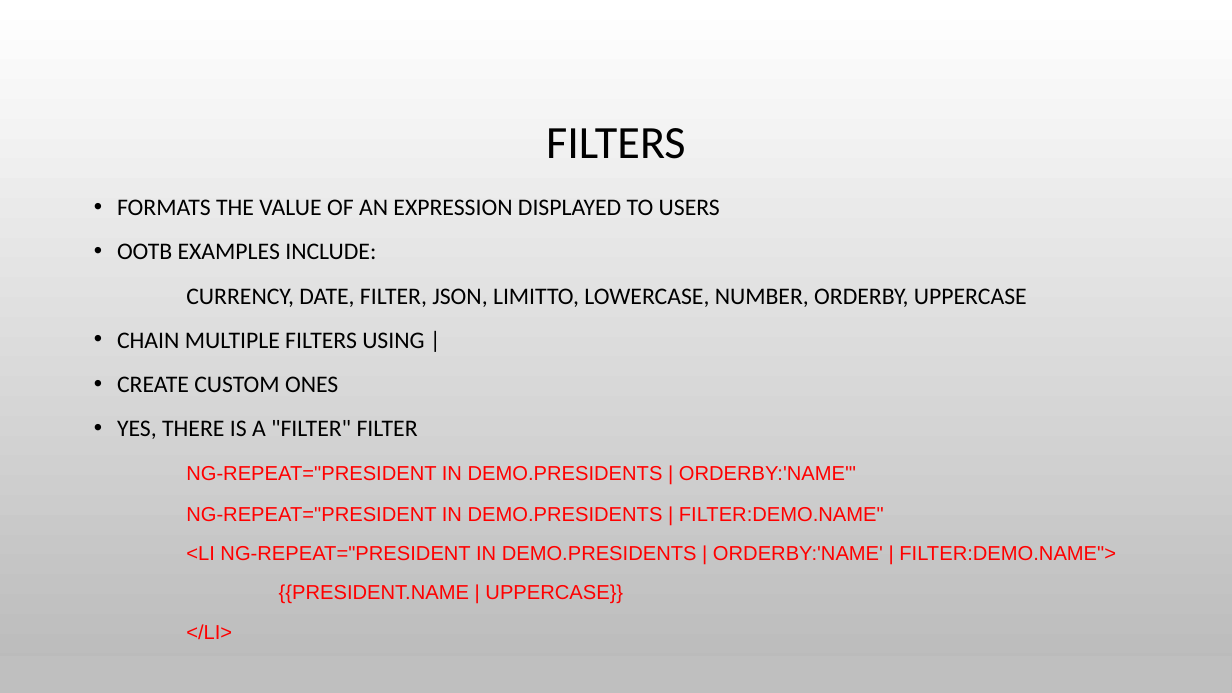
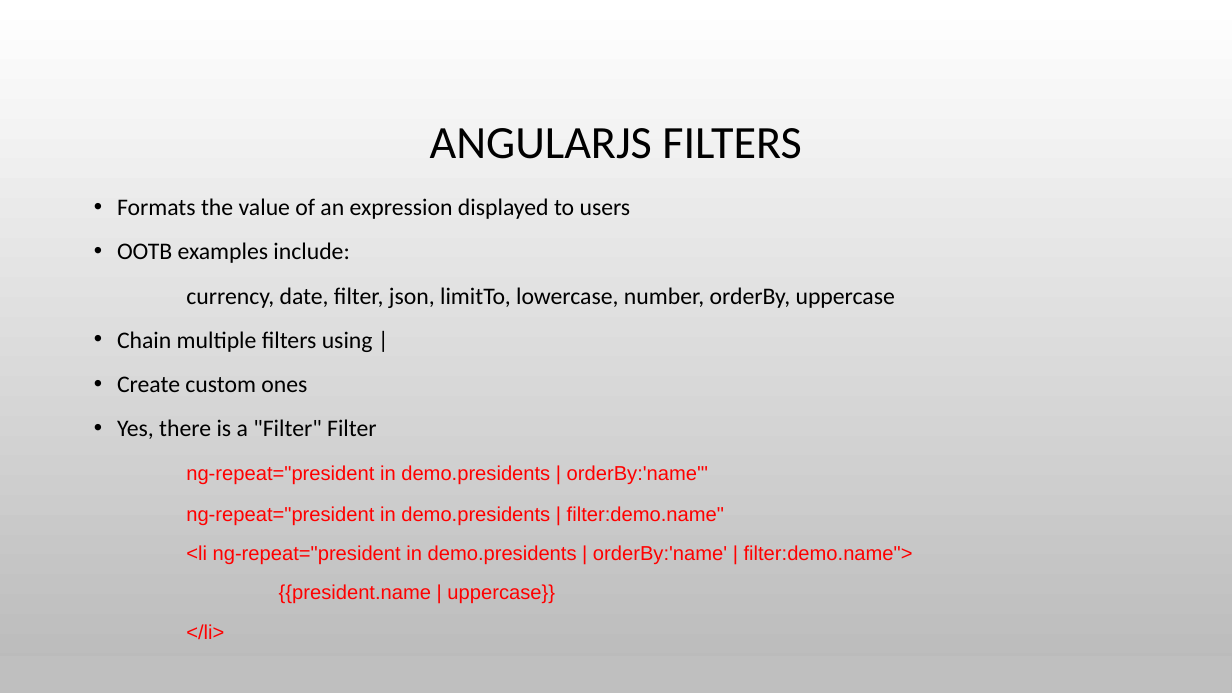
Before and after one commit to spietrek/spsdc2015, a slide deck: slide 15 of Building SPAs in SharePoint Using AngularJS.pptx (slide 10 before the commit). Drawn at 1232x693 pixels with LibreOffice and Linux fonts; fonts in the diff are those of the drawing; background and template pictures are left out. Boxes give left, top, right and bottom in pixels: in the first picture for what was removed or moved away, otherwise in the second. Text is boxed around its words. In the diff, an @@ line names an element or a change of style, - is before the commit and + after.

```diff
--- a/Building SPAs in SharePoint Using AngularJS.pptx
+++ b/Building SPAs in SharePoint Using AngularJS.pptx
@@ title at bbox=[430, 128, 802, 159]: text changed @@
-FILTERS
+ANGULARJS FILTERS
@@ text at bbox=[117, 198, 913, 639]: text changed @@
-• FORMATS THE VALUE OF AN EXPRESSION DISPLAYED TO USERS
-• OOTB EXAMPLES INCLUDE:
-CURRENCY, DATE, FILTER, JSON, LIMITTO, LOWERCASE, NUMBER, ORDERBY, UPPERCASE
-• CHAIN MULTIPLE FILTERS USING |
-• CREATE CUSTOM ONES
-• YES, THERE IS A "FILTER" FILTER
-NG-REPEAT="PRESIDENT IN DEMO.PRESIDENTS | ORDERBY:'NAME'"
-NG-REPEAT="PRESIDENT IN DEMO.PRESIDENTS | FILTER:DEMO.NAME"
-<LI NG-REPEAT="PRESIDENT IN DEMO.PRESIDENTS | ORDERBY:'NAME' | FILTER:DEMO.NAME">
-{{PRESIDENT.NAME | UPPERCASE}}
-</LI>
+• Formats the value of an expression displayed to users
+• OOTB examples include:
+currency, date, filter, json, limitTo, lowercase, number, orderBy, uppercase
+• Chain multiple filters using |
+• Create custom ones
+• Yes, there is a "Filter" Filter
+ng-repeat="president in demo.presidents | orderBy:'name'"
+ng-repeat="president in demo.presidents | filter:demo.name"
+<li ng-repeat="president in demo.presidents | orderBy:'name' | filter:demo.name">
+{{president.name | uppercase}}
+</li>
```
Also in this commit, not shown: 14 other slides changed, 9 slides added, 3 slides removed.
